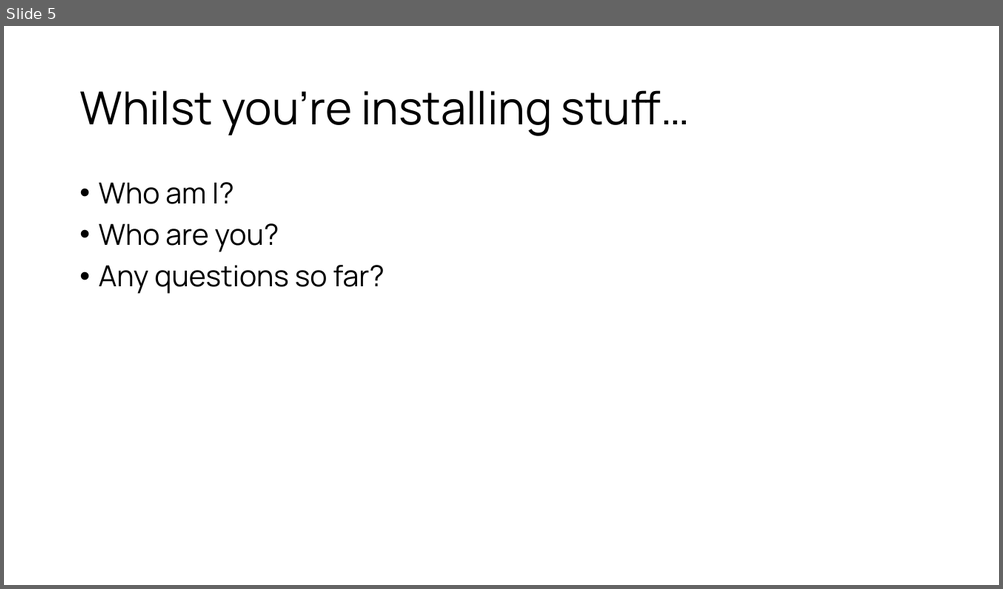
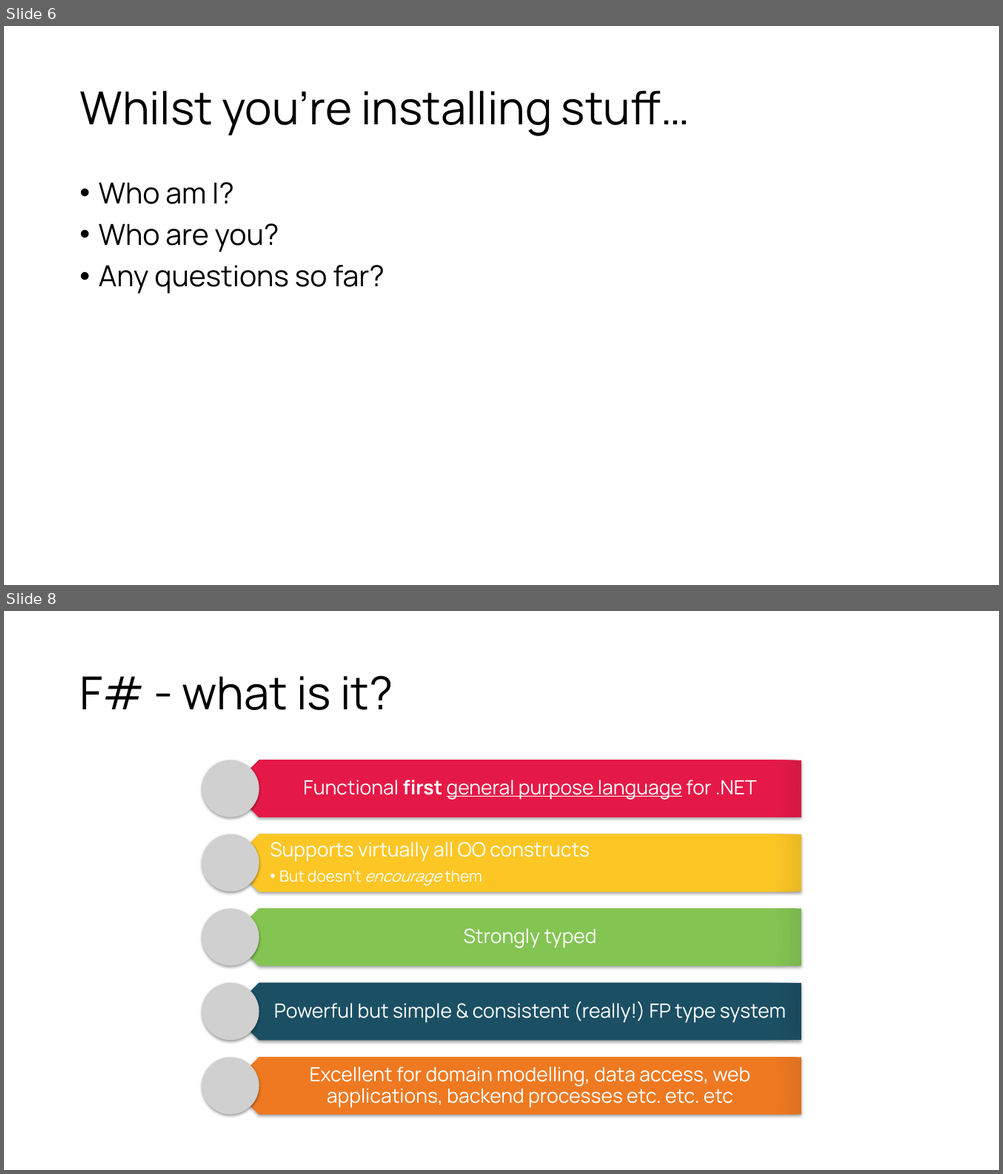
Before and after one commit to CompositionalIT/fs-quickstart, a slide deck: Spartakiade 2019 Berlin.pptx. Shown one above the other, each under a label of ours: slide 5 before the commit, slides 6 and 8 after it; the slides between them are not shown. The pictures are 1003x589 and 1003x1174 pixels, drawn with LibreOffice and Linux fonts; fonts in the diff are those of the drawing; grey boxes stand for pictures; background and template pictures are left out. Boxes give left, top, right and bottom in pixels: in the first picture for what was removed or moved away, otherwise in the second. Text is boxed around its words. In the diff, an @@ line names an element or a change of style, - is before the commit and + after.

```diff
--- a/Spartakiade 2019 Berlin.pptx
+++ b/Spartakiade 2019 Berlin.pptx
@@ slide 8 added at [4, 611, 999, 1170], background #FFFFFF @@
@@ title added at [79, 675, 393, 710], 44 pt, text #000000 @@
+F# - what is it?
@@ group added at [202, 760, 801, 1116]: 5 pentagon arrows, 5 texts, 5 pictures @@
+Functional first general purpose language for .NET
+Supports virtually all OO constructs
+  • But doesn’t encourage them
+Strongly typed
+Powerful but simple & consistent (really!) FP type system
+Excellent for domain modelling, data access, web applications, backend processes etc. etc. etc
@@ what was slide 5 is now slide 6 @@
```
Also in this commit, not shown: 3 other slides added, 1 other file.
